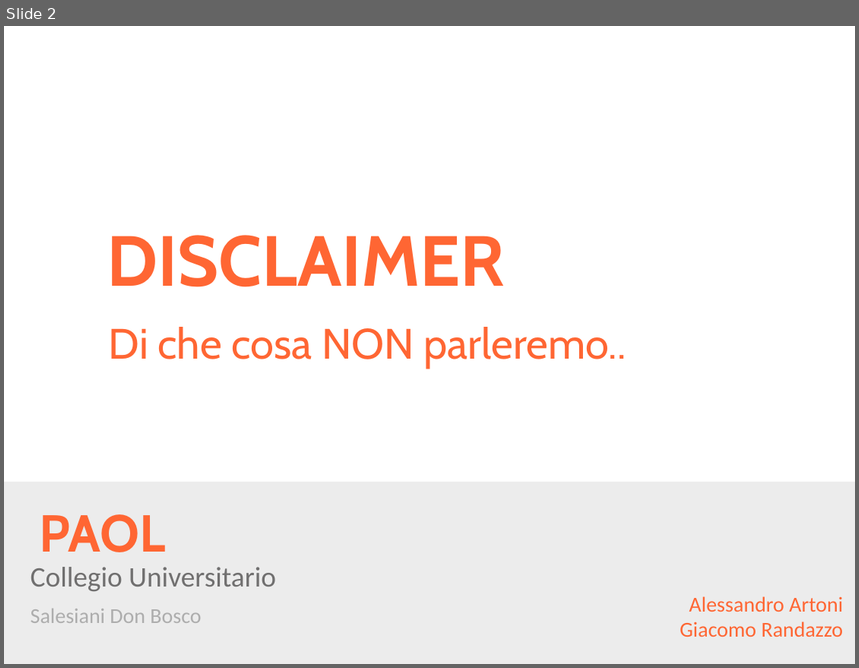
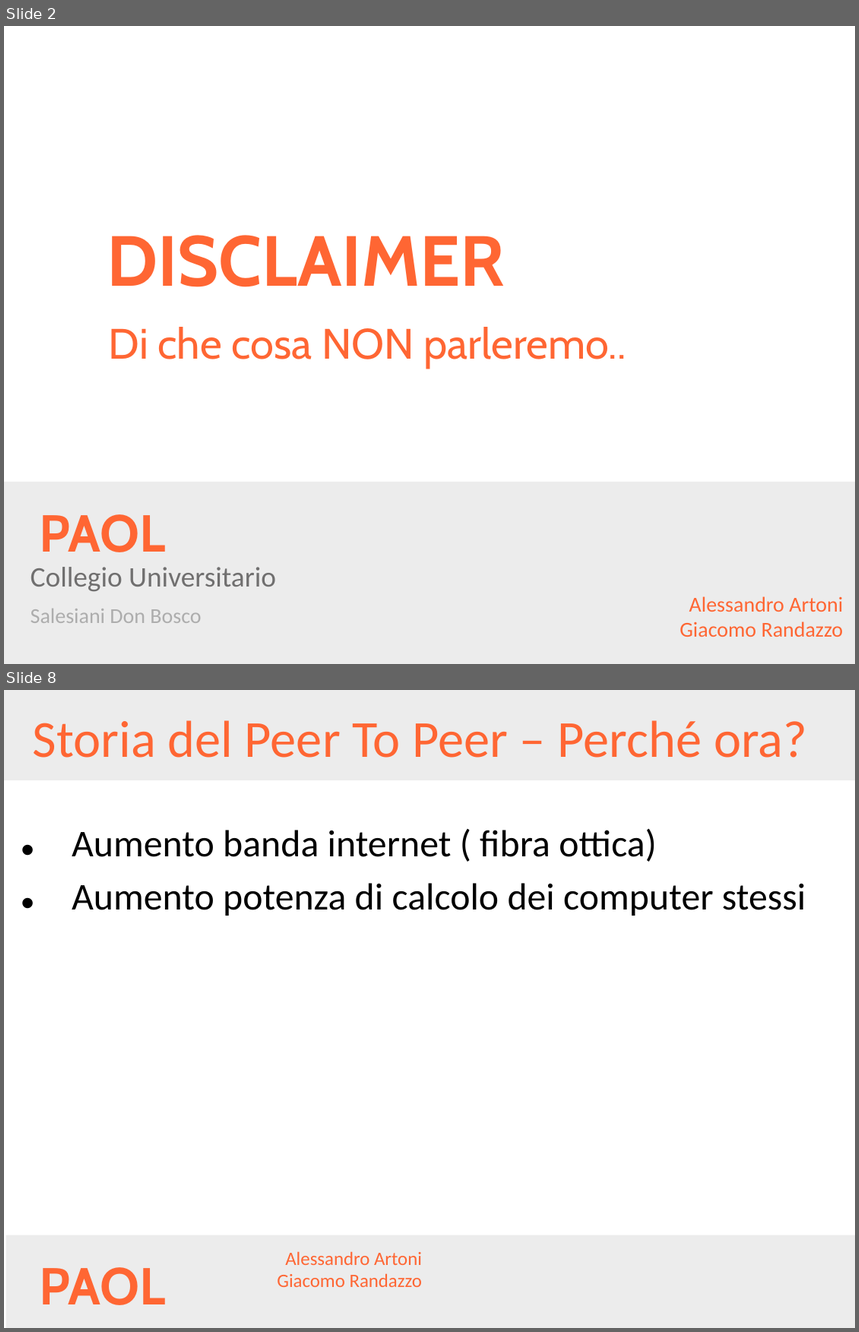
Before and after one commit to AlessandroArtoni/blockchainAndCriptocurrencies, a slide deck: Presentazione.pptx. Shown one above the other, each under a label of ours: slide 2 before the commit, slides 2 and 8 after it; the slides between them are not shown. The pictures are 859x668 and 859x1332 pixels, drawn with LibreOffice and Linux fonts; fonts in the diff are those of the drawing; background and template pictures are left out. Boxes give left, top, right and bottom in pixels: in the first picture for what was removed or moved away, otherwise in the second. Text is boxed around its words. In the diff, an @@ line names an element or a change of style, - is before the commit and + after.

```diff
--- a/Presentazione.pptx
+++ b/Presentazione.pptx
@@ slide 8 added at bbox=[4, 690, 855, 1328], background #FFFFFF @@
@@ rectangle added at bbox=[4, 690, 855, 780], fill #ECECEC @@
@@ title added at bbox=[33, 720, 807, 758], 44 pt, text #FF6633 @@
+Storia del Peer To Peer – Perché ora?
@@ text added at bbox=[72, 828, 806, 916], 32 pt, text #000000 @@
+• Aumento banda internet ( fibra ottica)
+• Aumento potenza di calcolo dei computer stessi
@@ rectangle added at bbox=[6, 1236, 855, 1328], fill #ECECEC @@
@@ text added at bbox=[277, 1252, 423, 1287], 16 pt, text #FF6633 @@
+Alessandro Artoni
+Giacomo Randazzo
@@ text added at bbox=[39, 1268, 165, 1306], 44 pt, text #FF6633, bold @@
+PAOL
```
Also in this commit, not shown: 21 other slides added, 2 slides removed.
